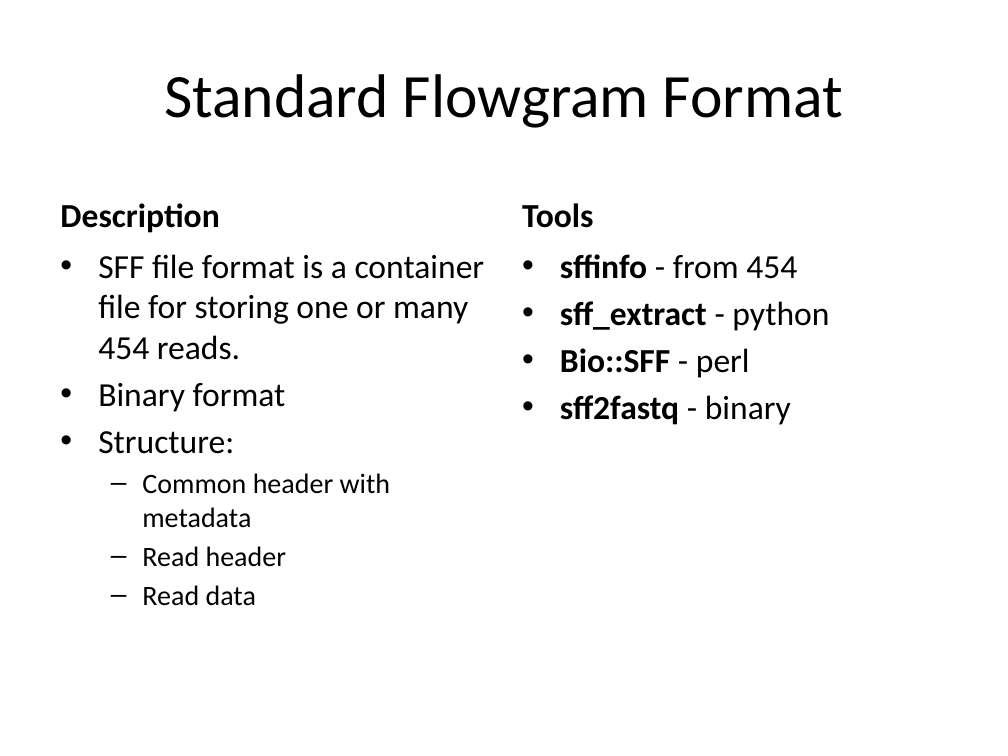
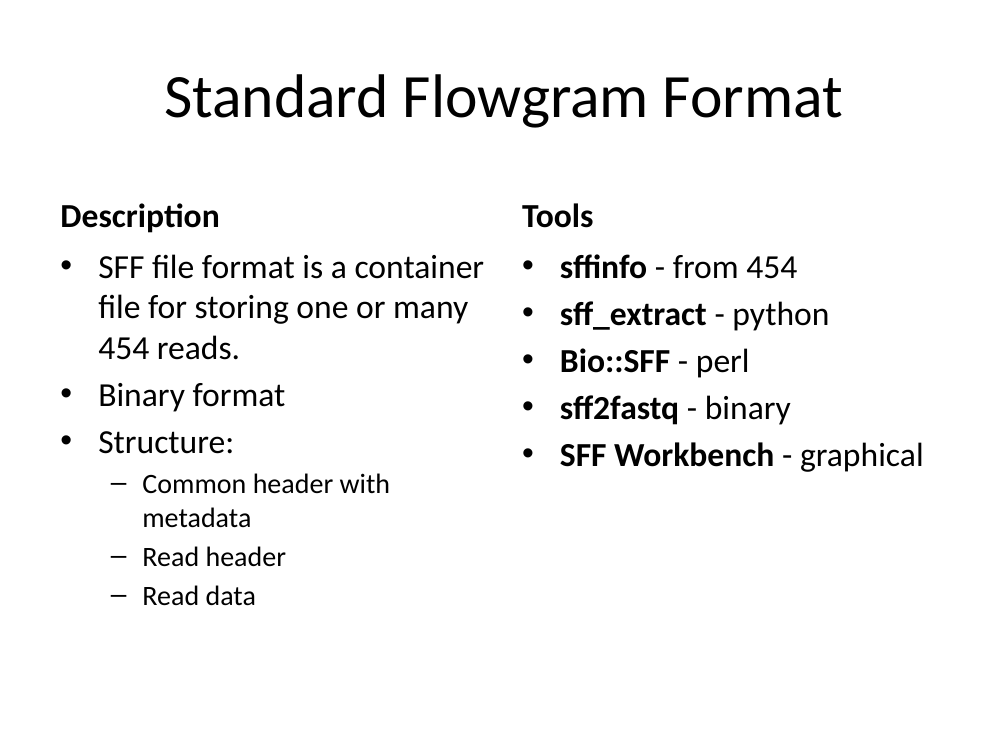
Before and after one commit to rvosa/ngs-workflows, a slide deck: slide 8 of doc/slides/day1/session2/NGSdata.pptx. Drawn at 1008x756 pixels with LibreOffice and Linux fonts; fonts in the diff are those of the drawing. Boxes give left, top, right and bottom in pixels: in the first picture for what was removed or moved away, otherwise in the second. Text is boxed around its words. In the diff, an @@ line names an element or a change of style, - is before the commit and + after.

Commit message:
added SFF Workbench

```diff
--- a/doc/slides/day1/session2/NGSdata.pptx
+++ b/doc/slides/day1/session2/NGSdata.pptx
@@ text at [560,442,924,472]: paragraph added @@
+• SFF Workbench - graphical
```
